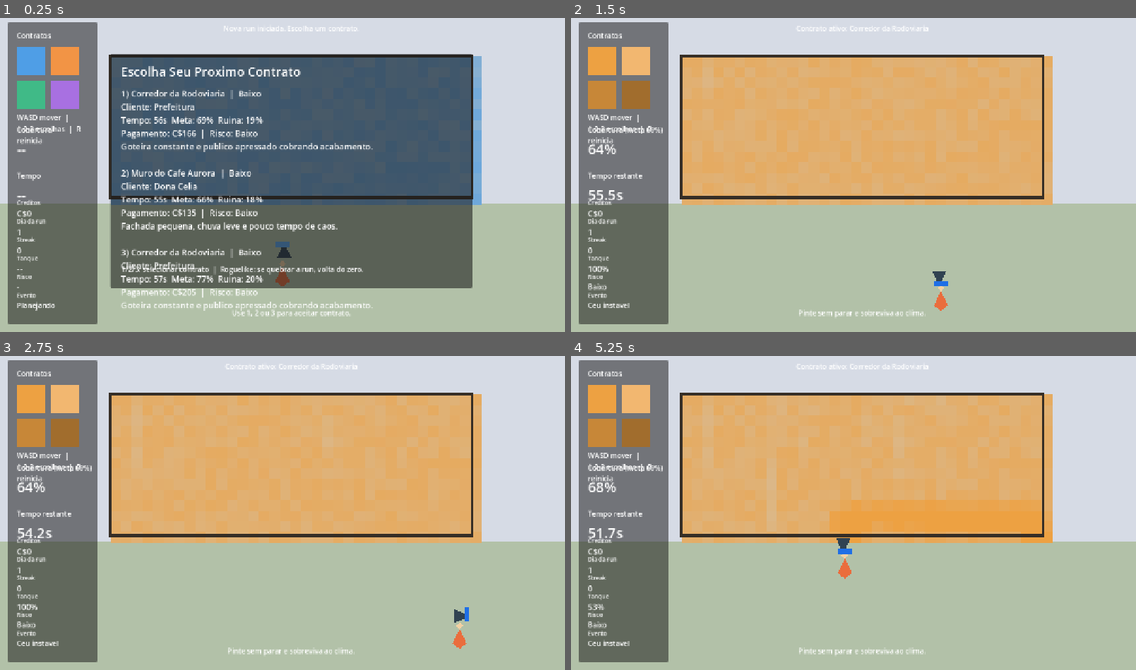
Above: before the commit, frames 1-4 (two rows, left to right).
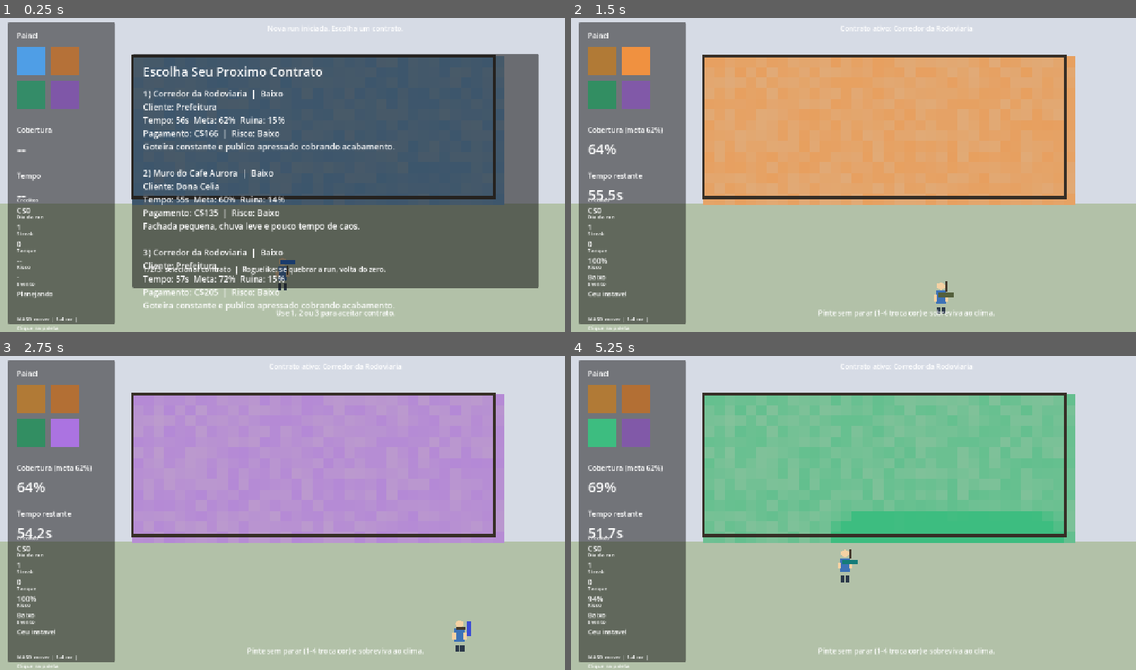
Above: after the commit, the same moments.

Repository: febiscaro/jogo
Game: Godot game, scene res://scenes/main.tscn
Two runs of this game, one before a commit and one after it. Both use one fixed random seed, a clock stepped at 60 frames per second and the inputs below.
Inputs (mouse positions are in pixels of both pictures, inside the frame that each line leads up to):
- Up to frame 1 (0.25 s): no input
- Up to frame 2 (1.5 s): tap Enter at 0.5 s; move the mouse to (977, 156) at 0.52 s; hold Right (ui_right) 0.53-1.28 s; tap 1 at 0.6 s; click (977, 156) at 0.67 s; tap Space at 0.77 s; tap 2 at 0.8, 1.35 s; move the mouse to (740, 187) at 1.27 s; hold Down (ui_down) from 1.28 s (still down); click (740, 187) at 1.42 s
- Up to frame 3 (2.75 s): tap Space at 1.52 s; tap 3 at 1.55, 2.1 s; move the mouse to (339, 440) at 2.02 s; release Down (ui_down) at 2.03 s; hold Right (ui_right) from 2.03 s (still down); click (339, 440) at 2.17 s; tap 4 at 2.3 s
- Up to frame 4 (5.25 s): move the mouse to (825, 575) at 2.77 s; release Right (ui_right) at 2.78 s; hold Up (ui_up) 2.78-3.53 s; tap 4 at 2.85 s; click (825, 575) at 2.92 s; tap Space at 3.02, 3.77, 4.52 s; tap 1 at 3.05, 3.6 s; move the mouse to (1023, 560) at 3.52 s; hold Left (ui_left) 3.53-5.03 s; click (1023, 560) at 3.67 s; tap 2 at 3.8, 4.35 s; move the mouse to (684, 462) at 4.27 s; click (684, 462) at 4.42 s; tap 3 at 4.55, 5.1 s; move the mouse to (881, 509) at 5.02 s; hold Down (ui_down) from 5.03 s (still down); click (881, 509) at 5.17 s

The runs differ from the first frame. In frame 1, 23% of the frame differs, in the area x 3-96%, y 1-100%; in frame 2, 10%; in frame 3, 38%, in the area x 3-90%, y 1-100%; in frame 4, 38%.

Commit message:
fix: melhora clareza da UI, paleta funcional e balanceamento

Diff:
--- a/scenes/main.tscn
+++ b/scenes/main.tscn
@@ -16,7 +16,7 @@
 polygon = PackedVector2Array(0, 430, 1280, 430, 1280, 720, 0, 720)
 
 [node name="Wall" type="Node2D" parent="." unique_id=1062166686]
-position = Vector2(250, 95)
+position = Vector2(300, 95)
 script = ExtResource("3_l2wns")
 
 [node name="Player" parent="." unique_id=836326921 instance=ExtResource("1_vah6k")]
@@ -28,7 +28,7 @@
 self_modulate = Color(0.94, 0.95, 0.96, 0.88)
 offset_left = 18.0
 offset_top = 18.0
-offset_right = 220.0
+offset_right = 260.0
 offset_bottom = 702.0
 
 [node name="Title" type="Label" parent="UI/Sidebar" unique_id=1538614396]
@@ -120,16 +120,16 @@
 autowrap_mode = 3
 
 [node name="TopStatus" type="Label" parent="UI" unique_id=1070277644]
-offset_left = 250.0
+offset_left = 300.0
 offset_top = 20.0
-offset_right = 1070.0
+offset_right = 1220.0
 offset_bottom = 52.0
 text = "Mantenha o muro acima de 70%"
 horizontal_alignment = 1
 
 [node name="CenterMessage" type="Label" parent="UI" unique_id=185559425]
-offset_left = 250.0
+offset_left = 300.0
 offset_top = 665.0
-offset_right = 1070.0
+offset_right = 1220.0
 offset_bottom = 705.0
 horizontal_alignment = 1
--- a/scenes/player.tscn
+++ b/scenes/player.tscn
@@ -3,30 +3,51 @@
 [ext_resource type="Script" path="res://scripts/player.gd" id="1_3v80g"]
 
 [sub_resource type="CircleShape2D" id="CircleShape2D_a7yob"]
-radius = 18.0
+radius = 16.0
 
 [node name="Player" type="CharacterBody2D"]
-move_bounds = Rect2(190, 430, 900, 220)
+move_bounds = Rect2(250, 430, 840, 220)
 script = ExtResource("1_3v80g")
 
 [node name="Body" type="Polygon2D" parent="."]
-color = Color(0.92, 0.43, 0.24, 1)
-polygon = PackedVector2Array(0, -24, 16, 10, 0, 22, -16, 10)
+position = Vector2(0, -8)
+color = Color(0.24, 0.45, 0.72, 1)
+polygon = PackedVector2Array(-11, -16, 11, -16, 11, 15, -11, 15)
 
 [node name="Head" type="Polygon2D" parent="."]
-position = Vector2(0, -30)
+position = Vector2(0, -34)
 color = Color(0.96, 0.82, 0.64, 1)
-polygon = PackedVector2Array(0, -8, 8, 0, 0, 8, -8, 0)
+polygon = PackedVector2Array(0, -9, 7, -6, 9, 0, 7, 6, 0, 9, -7, 6, -9, 0, -7, -6)
+
+[node name="ArmLeft" type="Polygon2D" parent="."]
+position = Vector2(-12, -12)
+color = Color(0.96, 0.82, 0.64, 1)
+polygon = PackedVector2Array(-4, -2, 4, -2, 4, 12, -4, 12)
+
+[node name="ArmRight" type="Polygon2D" parent="."]
+position = Vector2(12, -12)
+color = Color(0.96, 0.82, 0.64, 1)
+polygon = PackedVector2Array(-4, -2, 4, -2, 4, 12, -4, 12)
+
+[node name="LegLeft" type="Polygon2D" parent="."]
+position = Vector2(-6, 14)
+color = Color(0.17, 0.22, 0.29, 1)
+polygon = PackedVector2Array(-4, 0, 4, 0, 4, 16, -4, 16)
+
+[node name="LegRight" type="Polygon2D" parent="."]
+position = Vector2(6, 14)
+color = Color(0.17, 0.22, 0.29, 1)
+polygon = PackedVector2Array(-4, 0, 4, 0, 4, 16, -4, 16)
 
 [node name="Roller" type="Polygon2D" parent="."]
-position = Vector2(0, -56)
-color = Color(0.19, 0.26, 0.32, 1)
-polygon = PackedVector2Array(-12, 12, -2, -10, 10, -10, 20, 12)
+position = Vector2(12, -24)
+color = Color(0.27, 0.22, 0.17, 1)
+polygon = PackedVector2Array(-2, 20, 2, 20, 2, -2, -2, -2)
 
 [node name="Foam" type="Polygon2D" parent="Roller"]
-position = Vector2(0, -10)
+position = Vector2(0, -4)
 color = Color(0.35, 0.66, 0.95, 1)
-polygon = PackedVector2Array(-16, 0, 16, 0, 16, -12, -16, -12)
+polygon = PackedVector2Array(-17, 0, 17, 0, 17, -10, -17, -10)
 
 [node name="CollisionShape2D" type="CollisionShape2D" parent="."]
 shape = SubResource("CircleShape2D_a7yob")
--- a/scripts/game.gd
+++ b/scripts/game.gd
@@ -34,6 +34,9 @@
 @onready var swatch_green: ColorRect = $UI/Sidebar/SwatchGreen
 @onready var swatch_purple: ColorRect = $UI/Sidebar/SwatchPurple
 
+var _palette: Array[Color] = []
+var _selected_color_index: int = 0
+
 var money_value: Label
 var day_value: Label
 var streak_value: Label
@@ -82,6 +85,7 @@
 func _ready() -> void:
 	_rng.randomize()
 	_setup_ui()
+	_capture_palette()
 
 	if player.has_method("set_wall"):
 		player.call("set_wall", wall)
@@ -107,13 +111,19 @@
 		if not key_event.pressed or key_event.echo:
 			return
 
-		var choice_index = _choice_from_key(key_event.keycode)
-		if choice_index >= 0:
-			if _state == STATE_CONTRACT_SELECT:
-				_pick_contract(choice_index)
-			elif _state == STATE_UPGRADE_SELECT:
-				_pick_upgrade(choice_index)
-			return
+		if _state == STATE_IN_CONTRACT:
+			var color_index = _color_index_from_key(key_event.keycode)
+			if color_index >= 0:
+				_set_selected_color(color_index)
+				return
+		else:
+			var choice_index = _choice_from_key(key_event.keycode)
+			if choice_index >= 0:
+				if _state == STATE_CONTRACT_SELECT:
+					_pick_contract(choice_index)
+				elif _state == STATE_UPGRADE_SELECT:
+					_pick_upgrade(choice_index)
+				return
 
 		if _state == STATE_RUN_OVER and (
 			key_event.keycode == KEY_R
@@ -121,6 +131,11 @@
 			or key_event.keycode == KEY_SPACE
 		):
 			_start_new_run()
+
+	if event is InputEventMouseButton:
+		var mouse_event = event as InputEventMouseButton
+		if mouse_event.button_index == MOUSE_BUTTON_LEFT and mouse_event.pressed and _state == STATE_IN_CONTRACT:
+			_pick_color_by_mouse(mouse_event.position)
 
 
 func _draw() -> void:
@@ -138,30 +153,31 @@
 
 
 func _setup_ui() -> void:
-	title_label.text = "Contratos"
+	title_label.text = "Painel"
 	help_label.layout_mode = 0
 	help_label.offset_left = 20.0
-	help_label.offset_top = 204.0
+	help_label.offset_top = 664.0
 	help_label.offset_right = 180.0
-	help_label.offset_bottom = 228.0
+	help_label.offset_bottom = 698.0
+	help_label.add_theme_font_size_override("font_size", 12)
 	help_label.autowrap_mode = TextServer.AUTOWRAP_WORD_SMART
-	help_label.text = "WASD mover  |  1-2-3 escolhas  |  R reinicia"
-
-	money_value = _ensure_stat_label("MoneyValue", 20.0, 420.0, 180.0, 446.0, 18)
-	day_value = _ensure_stat_label("DayValue", 20.0, 462.0, 180.0, 488.0, 18)
-	streak_value = _ensure_stat_label("StreakValue", 20.0, 504.0, 180.0, 530.0, 18)
-	paint_value = _ensure_stat_label("PaintValue", 20.0, 546.0, 180.0, 572.0, 18)
-	risk_value = _ensure_stat_label("RiskValue", 20.0, 588.0, 180.0, 614.0, 16)
-	event_value = _ensure_stat_label("EventValue", 20.0, 630.0, 180.0, 656.0, 16)
-
-	_ensure_stat_label("MoneyTitle", 20.0, 400.0, 180.0, 422.0, 13).text = "Creditos"
-	_ensure_stat_label("DayTitle", 20.0, 442.0, 180.0, 464.0, 13).text = "Dia da run"
-	_ensure_stat_label("StreakTitle", 20.0, 484.0, 180.0, 506.0, 13).text = "Streak"
-	_ensure_stat_label("PaintTitle", 20.0, 526.0, 180.0, 548.0, 13).text = "Tanque"
-	_ensure_stat_label("RiskTitle", 20.0, 568.0, 180.0, 590.0, 13).text = "Risco"
-	_ensure_stat_label("EventTitle", 20.0, 610.0, 180.0, 632.0, 13).text = "Evento"
-
-	choice_panel = _ensure_panel("ChoicePanel", 250.0, 90.0, 1070.0, 620.0)
+	help_label.text = "WASD mover | 1-4 cor | Clique na paleta"
+
+	money_value = _ensure_stat_label("MoneyValue", 20.0, 414.0, 180.0, 438.0, 17)
+	day_value = _ensure_stat_label("DayValue", 20.0, 452.0, 180.0, 476.0, 17)
+	streak_value = _ensure_stat_label("StreakValue", 20.0, 490.0, 180.0, 514.0, 17)
+	paint_value = _ensure_stat_label("PaintValue", 20.0, 528.0, 180.0, 552.0, 17)
+	risk_value = _ensure_stat_label("RiskValue", 20.0, 566.0, 180.0, 590.0, 15)
+	event_value = _ensure_stat_label("EventValue", 20.0, 604.0, 180.0, 628.0, 15)
+
+	_ensure_stat_label("MoneyTitle", 20.0, 394.0, 180.0, 414.0, 12).text = "Creditos"
+	_ensure_stat_label("DayTitle", 20.0, 432.0, 180.0, 452.0, 12).text = "Dia da run"
+	_ensure_stat_label("StreakTitle", 20.0, 470.0, 180.0, 490.0, 12).text = "Streak"
+	_ensure_stat_label("PaintTitle", 20.0, 508.0, 180.0, 528.0, 12).text = "Tanque"
+	_ensure_stat_label("RiskTitle", 20.0, 546.0, 180.0, 566.0, 12).text = "Risco"
+	_ensure_stat_label("EventTitle", 20.0, 584.0, 180.0, 604.0, 12).text = "Evento"
+
+	choice_panel = _ensure_panel("ChoicePanel", 300.0, 90.0, 1220.0, 620.0)
 	choice_panel.self_modulate = Color(0.95, 0.96, 0.98, 0.95)
 	choice_title = _ensure_panel_label(choice_panel, "ChoiceTitle", 24.0, 20.0, 796.0, 56.0, 28)
 	choice_body = _ensure_panel_label(choice_panel, "ChoiceBody", 24.0, 76.0, 796.0, 460.0, 19)
@@ -238,6 +254,59 @@
 	if keycode == KEY_3 or keycode == KEY_KP_3:
 		return 2
 	return -1
+
+
+func _color_index_from_key(keycode: int) -> int:
+	if keycode == KEY_1 or keycode == KEY_KP_1:
+		return 0
+	if keycode == KEY_2 or keycode == KEY_KP_2:
+		return 1
+	if keycode == KEY_3 or keycode == KEY_KP_3:
+		return 2
+	if keycode == KEY_4 or keycode == KEY_KP_4:
+		return 3
+	return -1
+
+
+func _capture_palette() -> void:
+	_palette = [
+		swatch_blue.color,
+		swatch_orange.color,
+		swatch_green.color,
+		swatch_purple.color,
+	]
+	_set_selected_color(0)
+
+
+func _pick_color_by_mouse(global_pos: Vector2) -> void:
+	var swatches = [swatch_blue, swatch_orange, swatch_green, swatch_purple]
+	for i in range(swatches.size()):
+		if swatches[i].get_global_rect().has_point(global_pos):
+			_set_selected_color(i)
+			return
+
+
+func _set_selected_color(index: int) -> void:
+	if _palette.is_empty():
+		return
+	_selected_color_index = clampi(index, 0, _palette.size() - 1)
+	var selected_color = _palette[_selected_color_index]
+
+	if wall.has_method("set_paint_color"):
+		wall.call("set_paint_color", selected_color)
+	if player.has_method("set_paint_color"):
+		player.call("set_paint_color", selected_color)
+
+	_refresh_palette_visuals()
+
+
+func _refresh_palette_visuals() -> void:
+	var swatches = [swatch_blue, swatch_orange, swatch_green, swatch_purple]
+	for i in range(swatches.size()):
+		if i == _selected_color_index:
+			swatches[i].self_modulate = Color(1.0, 1.0, 1.0, 1.0)
+		else:
+			swatches[i].self_modulate = Color(0.76, 0.76, 0.76, 0.95)
 
 
 func _start_new_run() -> void:
@@ -341,10 +410,19 @@
 	if player.has_method("set_external_modifiers"):
 		player.call("set_external_modifiers", 1.0, 1.0, 1.0)
 
-	_apply_palette(_selected_contract.get("paint_color", Color(0.31, 0.62, 0.90, 1.0)))
+	var contract_color: Color = _selected_contract.get("paint_color", Color(0.31, 0.62, 0.90, 1.0))
+	_apply_palette(contract_color)
+	_palette = [
+		swatch_blue.color,
+		swatch_orange.color,
+		swatch_green.color,
+		swatch_purple.color,
+	]
+	_set_selected_color(0)
+
 	choice_panel.visible = false
 	top_status.text = "Contrato ativo: %s" % _selected_contract.get("title", "Sem nome")
-	center_message.text = "Pinte sem parar e sobreviva ao clima."
+	center_message.text = "Pinte sem parar (1-4 troca cor) e sobreviva ao clima."
 	_update_sidebar_meta()
 	queue_redraw()
 
@@ -366,7 +444,7 @@
 	var total_cells = maxi(1, int(wall.call("get_total_cells")))
 	var fracture_ratio = float(bad_cells) / float(total_cells)
 
-	if coverage <= fail_threshold or fracture_ratio >= 0.72:
+	if coverage <= fail_threshold or fracture_ratio >= 0.90:
 		_fail_run("O muro cedeu sob a chuva acida.", coverage, lowest)
 		return
 
@@ -383,7 +461,7 @@
 func _update_drops(delta: float) -> void:
 	var wall_rect: Rect2 = wall.call("get_wall_rect_global")
 	var duration = maxf(1.0, float(_selected_contract.get("duration", 60.0)))
-	var pressure = 1.0 + (_elapsed / duration) * 0.42 + float(maxi(0, _run_day - 1)) * 0.05
+	var pressure = 1.0 + (_elapsed / duration) * 0.25 + float(maxi(0, _run_day - 1)) * 0.03
 	var event_spawn_mult = _event_value("spawn_mult", 1.0)
 	var event_speed_mult = _event_value("speed_mult", 1.0)
 	var event_radius_mult = _event_value("radius_mult", 1.0)
@@ -392,7 +470,7 @@
 	var drop_interval_mult = float(_run_modifiers.get("drop_interval_mult", 1.0))
 
 	var base_interval = float(_selected_contract.get("drop_interval", 0.52))
-	var spawn_interval = maxf(0.07, (base_interval * drop_interval_mult) / (pressure * event_spawn_mult))
+	var spawn_interval = maxf(0.16, (base_interval * drop_interval_mult) / (pressure * event_spawn_mult))
 
 	_drop_timer -= delta
 	while _drop_timer <= 0.0:
@@ -400,7 +478,7 @@
 		_drop_timer += spawn_interval
 
 	var melt_resist = clampf(float(_run_modifiers.get("melt_resist", 0.0)), 0.0, 0.82)
-	var damage_scale = maxf(0.05, event_damage_mult * (1.0 - melt_resist))
+	var damage_scale = maxf(0.05, event_damage_mult * (1.0 - melt_resist) * 0.32)
 
 	for i in range(_drops.size() - 1, -1, -1):
 		var drop: Dictionary = _drops[i]
@@ -687,14 +765,14 @@
 	var day_scale = 1.0 + float(maxi(0, _run_day - 1)) * 0.08
 	var duration = _rng.randf_range(float(template.get("duration_min", 45.0)), float(template.get("duration_max", 80.0)))
 	var target = clampf(
-		_rng.randf_range(float(template.get("target_min", 0.62)), float(template.get("target_max", 0.82))) + (float(_run_day - 1) * 0.006),
-		0.5,
-		0.92
+		_rng.randf_range(float(template.get("target_min", 0.62)), float(template.get("target_max", 0.82))) + (float(_run_day - 1) * 0.0035),
+		0.52,
+		0.86
 	)
 	var fail_threshold = clampf(
-		_rng.randf_range(float(template.get("fail_min", 0.18)), float(template.get("fail_max", 0.27))) + (float(_run_day - 1) * 0.0025),
-		0.1,
-		0.5
+		_rng.randf_range(float(template.get("fail_min", 0.18)), float(template.get("fail_max", 0.27))) + (float(_run_day - 1) * 0.0012),
+		0.08,
+		0.42
 	)
 	var payout = int(round(_rng.randf_range(float(template.get("payout_min", 80.0)), float(template.get("payout_max", 160.0))) * day_scale))
 	var drop_interval = maxf(
@@ -768,9 +846,9 @@
 
 func _apply_palette(base_color: Color) -> void:
 	swatch_blue.color = base_color
-	swatch_orange.color = base_color.lightened(0.24)
-	swatch_green.color = base_color.darkened(0.16)
-	swatch_purple.color = base_color.darkened(0.32)
+	swatch_orange.color = Color(0.94, 0.57, 0.25, 1.0)
+	swatch_green.color = Color(0.24, 0.74, 0.50, 1.0)
+	swatch_purple.color = Color(0.67, 0.45, 0.88, 1.0)
 
 
 func _base_modifiers() -> Dictionary:
@@ -804,18 +882,18 @@
 			"description": "Fachada pequena, chuva leve e pouco tempo de caos.",
 			"duration_min": 46.0,
 			"duration_max": 62.0,
-			"target_min": 0.64,
-			"target_max": 0.74,
-			"fail_min": 0.17,
-			"fail_max": 0.24,
+			"target_min": 0.58,
+			"target_max": 0.70,
+			"fail_min": 0.13,
+			"fail_max": 0.20,
 			"payout_min": 95.0,
 			"payout_max": 150.0,
-			"drop_interval_min": 0.46,
-			"drop_interval_max": 0.72,
-			"drop_speed_min": 130.0,
-			"drop_speed_max": 200.0,
-			"drop_power_min": 0.65,
-			"drop_power_max": 1.05,
+			"drop_interval_min": 0.62,
+			"drop_interval_max": 0.92,
+			"drop_speed_min": 120.0,
+			"drop_speed_max": 180.0,
+			"drop_power_min": 0.45,
+			"drop_power_max": 0.85,
 			"drop_radius_min": 5.0,
 			"drop_radius_max": 8.0,
 			"event_min": 0.24,
@@ -832,18 +910,18 @@
 			"description": "Goteira constante e publico apressado cobrando acabamento.",
 			"duration_min": 54.0,
 			"duration_max": 76.0,
-			"target_min": 0.67,
-			"target_max": 0.79,
-			"fail_min": 0.18,
-			"fail_max": 0.27,
+			"target_min": 0.60,
+			"target_max": 0.74,
+			"fail_min": 0.14,
+			"fail_max": 0.22,
 			"payout_min": 130.0,
 			"payout_max": 210.0,
-			"drop_interval_min": 0.38,
-			"drop_interval_max": 0.58,
-			"drop_speed_min": 160.0,
-			"drop_speed_max": 245.0,
-			"drop_power_min": 0.86,
-			"drop_power_max": 1.32,
+			"drop_interval_min": 0.54,
+			"drop_interval_max": 0.82,
+			"drop_speed_min": 140.0,
+			"drop_speed_max": 210.0,
+			"drop_power_min": 0.60,
+			"drop_power_max": 1.00,
 			"drop_radius_min": 6.0,
 			"drop_radius_max": 9.5,
 			"event_min": 0.34,
@@ -860,18 +938,18 @@
 			"description": "Ar pesado, respingos acidos e meta artistica alta.",
 			"duration_min": 58.0,
 			"duration_max": 84.0,
-			"target_min": 0.70,
-			"target_max": 0.84,
-			"fail_min": 0.20,
-			"fail_max": 0.30,
+			"target_min": 0.64,
+			"target_max": 0.78,
+			"fail_min": 0.15,
+			"fail_max": 0.24,
 			"payout_min": 175.0,
 			"payout_max": 280.0,
-			"drop_interval_min": 0.32,
-			"drop_interval_max": 0.50,
-			"drop_speed_min": 190.0,
-			"drop_speed_max": 280.0,
-			"drop_power_min": 1.00,
-			"drop_power_max": 1.55,
+			"drop_interval_min": 0.47,
+			"drop_interval_max": 0.72,
+			"drop_speed_min": 160.0,
+			"drop_speed_max": 235.0,
+			"drop_power_min": 0.74,
+			"drop_power_max": 1.12,
 			"drop_radius_min": 6.5,
 			"drop_radius_max": 10.2,
 			"event_min": 0.42,
@@ -888,18 +966,18 @@
 			"description": "Vento lateral forte e derretimento agressivo.",
 			"duration_min": 62.0,
 			"duration_max": 90.0,
-			"target_min": 0.72,
-			"target_max": 0.86,
-			"fail_min": 0.21,
-			"fail_max": 0.31,
+			"target_min": 0.67,
+			"target_max": 0.80,
+			"fail_min": 0.16,
+			"fail_max": 0.25,
 			"payout_min": 230.0,
 			"payout_max": 340.0,
-			"drop_interval_min": 0.27,
-			"drop_interval_max": 0.44,
-			"drop_speed_min": 220.0,
-			"drop_speed_max": 320.0,
-			"drop_power_min": 1.10,
-			"drop_power_max": 1.72,
+			"drop_interval_min": 0.42,
+			"drop_interval_max": 0.66,
+			"drop_speed_min": 180.0,
+			"drop_speed_max": 260.0,
+			"drop_power_min": 0.85,
+			"drop_power_max": 1.25,
 			"drop_radius_min": 7.0,
 			"drop_radius_max": 11.5,
 			"event_min": 0.50,
@@ -916,18 +994,18 @@
 			"description": "Contrato lendario: clima extremo e zero tolerancia.",
 			"duration_min": 66.0,
 			"duration_max": 96.0,
-			"target_min": 0.75,
-			"target_max": 0.88,
-			"fail_min": 0.22,
-			"fail_max": 0.33,
+			"target_min": 0.70,
+			"target_max": 0.83,
+			"fail_min": 0.17,
+			"fail_max": 0.27,
 			"payout_min": 300.0,
 			"payout_max": 460.0,
-			"drop_interval_min": 0.23,
-			"drop_interval_max": 0.36,
-			"drop_speed_min": 240.0,
-			"drop_speed_max": 360.0,
-			"drop_power_min": 1.25,
-			"drop_power_max": 1.95,
+			"drop_interval_min": 0.37,
+			"drop_interval_max": 0.58,
+			"drop_speed_min": 200.0,
+			"drop_speed_max": 290.0,
+			"drop_power_min": 0.95,
+			"drop_power_max": 1.42,
 			"drop_radius_min": 7.5,
 			"drop_radius_max": 12.0,
 			"event_min": 0.58,
@@ -1018,25 +1096,25 @@
 			"description": "A chuva ficou corrosiva e mais agressiva.",
 			"duration_min": 7.0,
 			"duration_max": 12.0,
-			"spawn_mult": 1.35,
-			"speed_mult": 1.18,
-			"damage_mult": 1.42,
-			"radius_mult": 1.08,
+			"spawn_mult": 1.12,
+			"speed_mult": 1.08,
+			"damage_mult": 1.16,
+			"radius_mult": 1.04,
 			"wind": 0.0,
-			"player_speed_mult": 0.95,
-			"player_paint_mult": 0.88,
-			"player_drain_mult": 1.20,
+			"player_speed_mult": 0.98,
+			"player_paint_mult": 0.96,
+			"player_drain_mult": 1.08,
 		},
 		{
 			"name": "Rajada Lateral",
 			"description": "Vento empurra as gotas para os cantos do muro.",
 			"duration_min": 6.0,
 			"duration_max": 10.0,
-			"spawn_mult": 1.08,
-			"speed_mult": 1.06,
-			"damage_mult": 1.04,
+			"spawn_mult": 1.04,
+			"speed_mult": 1.03,
+			"damage_mult": 1.0,
 			"radius_mult": 1.0,
-			"wind": 120.0,
+			"wind": 90.0,
 			"player_speed_mult": 1.0,
 			"player_paint_mult": 1.0,
 			"player_drain_mult": 1.05,
@@ -1048,12 +1126,12 @@
 			"duration_max": 13.0,
 			"spawn_mult": 0.92,
 			"speed_mult": 1.0,
-			"damage_mult": 1.15,
+			"damage_mult": 1.05,
 			"radius_mult": 1.0,
 			"wind": 0.0,
-			"player_speed_mult": 0.96,
-			"player_paint_mult": 0.74,
-			"player_drain_mult": 1.34,
+			"player_speed_mult": 0.98,
+			"player_paint_mult": 0.88,
+			"player_drain_mult": 1.15,
 		},
 		{
 			"name": "Frente Fria",
--- a/scripts/player.gd
+++ b/scripts/player.gd
@@ -1,12 +1,12 @@
 extends CharacterBody2D
 
 @export var base_speed: float = 290.0
-@export var move_bounds: Rect2 = Rect2(190.0, 430.0, 900.0, 220.0)
-@export var base_paint_radius: float = 56.0
-@export var base_paint_strength_per_second: float = 2.5
-@export var base_paint_capacity: float = 100.0
-@export var base_paint_regen_per_second: float = 13.0
-@export var base_paint_drain_per_second: float = 23.0
+@export var move_bounds: Rect2 = Rect2(250.0, 430.0, 840.0, 220.0)
+@export var base_paint_radius: float = 66.0
+@export var base_paint_strength_per_second: float = 4.0
+@export var base_paint_capacity: float = 220.0
+@export var base_paint_regen_per_second: float = 30.0
+@export var base_paint_drain_per_second: float = 7.0
 
 @onready var roller: Node2D = $Roller
 @onready var foam: Polygon2D = $Roller/Foam
@@ -25,6 +25,7 @@
 var _paint_regen: float = base_paint_regen_per_second
 var _paint_drain: float = base_paint_drain_per_second
 var _paint_amount: float = base_paint_capacity
+var _active_paint_color: Color = Color(0.35, 0.66, 0.95, 1.0)
 
 
 func _ready() -> void:
@@ -53,6 +54,12 @@
 
 func refill_paint() -> void:
 	_paint_amount = _paint_capacity
+
+
+func set_paint_color(color: Color) -> void:
+	_active_paint_color = color
+	if _paint_amount > 5.0:
+		foam.modulate = color
 
 
 func set_external_modifiers(speed_multiplier: float, paint_multiplier: float, drain_multiplier: float) -> void:
@@ -121,4 +128,4 @@
 		_paint_amount = minf(_paint_capacity, _paint_amount + (_paint_regen * delta))
 
 	_is_painting = did_paint
-	foam.modulate = Color(0.35, 0.66, 0.95, 1.0) if _paint_amount > 5.0 else Color(0.4, 0.4, 0.4, 1.0)
+	foam.modulate = _active_paint_color if _paint_amount > 5.0 else Color(0.45, 0.45, 0.45, 1.0)
